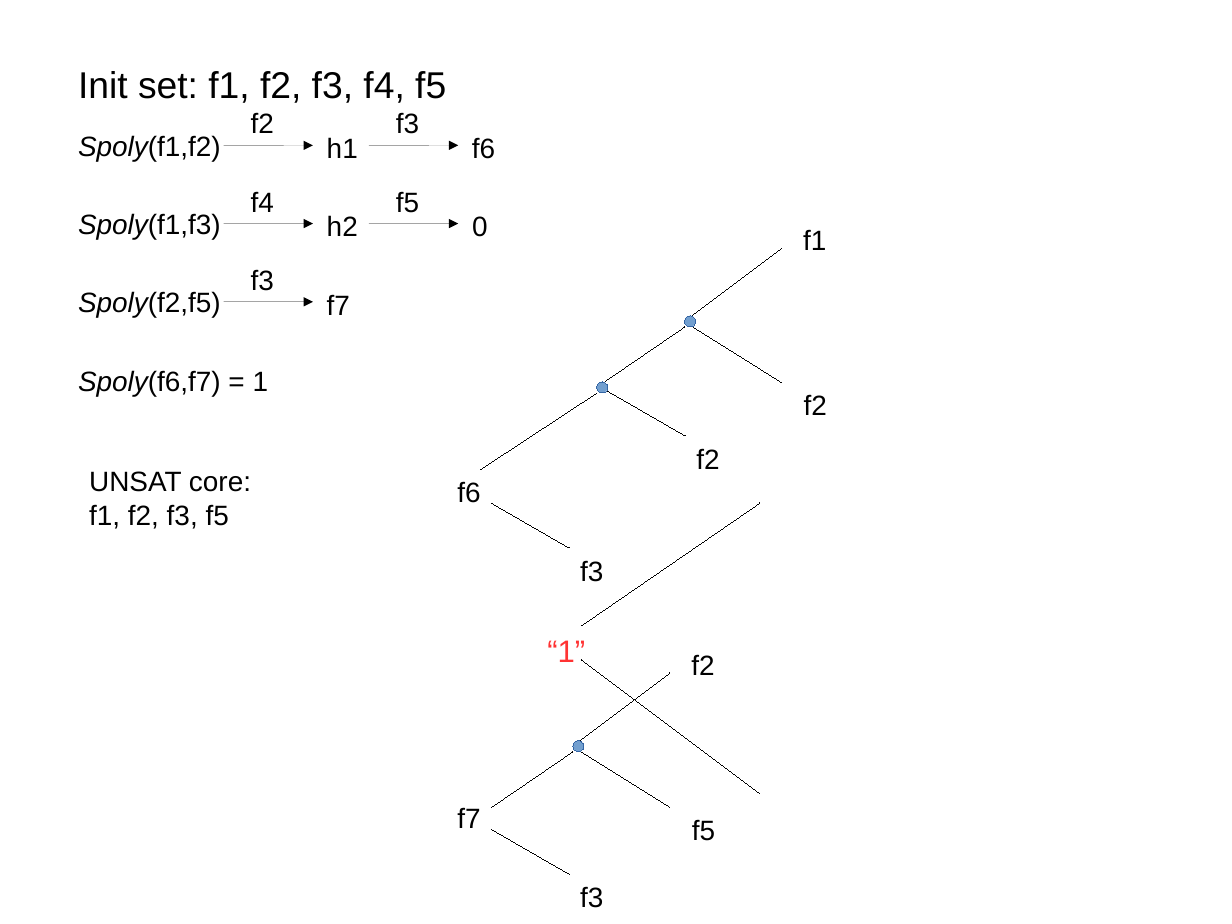
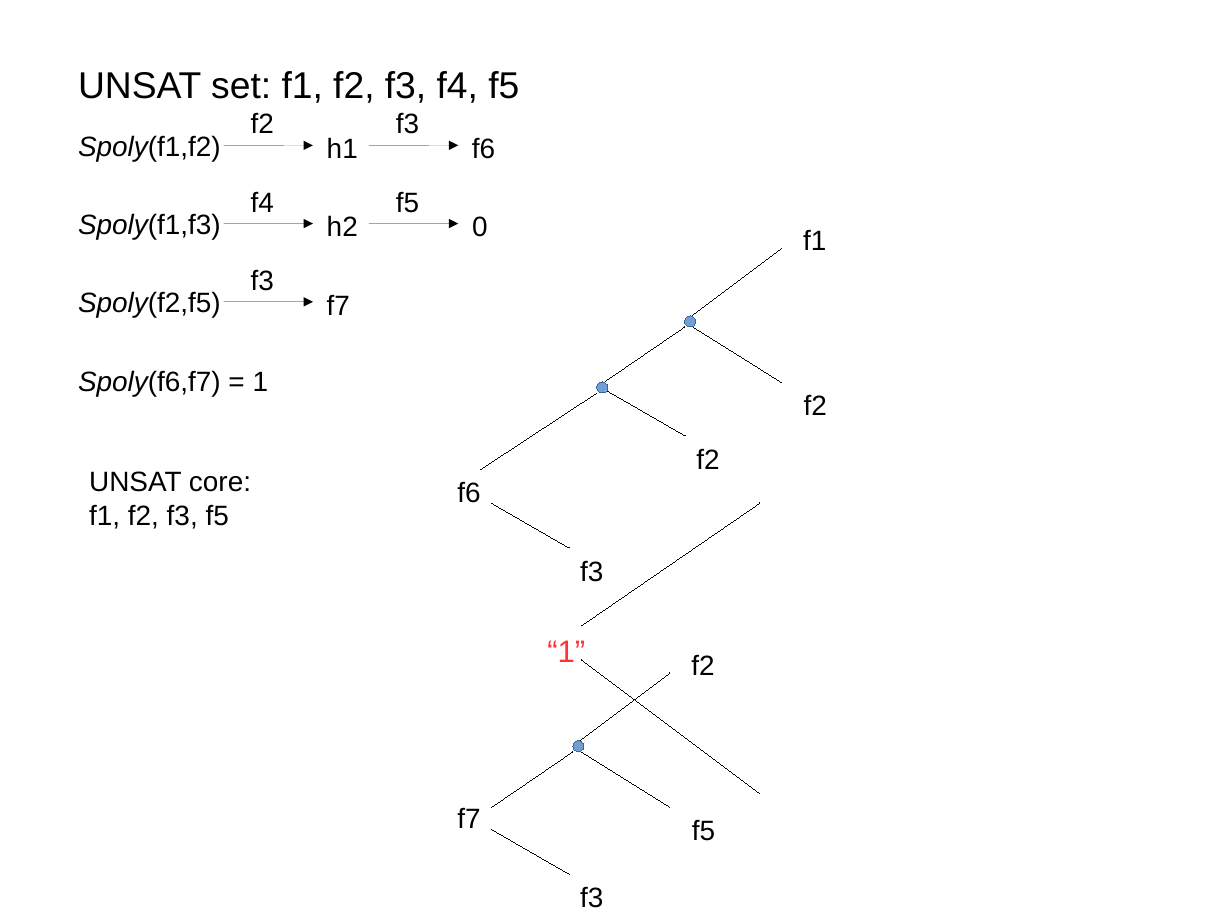
Before and after one commit to jasonsub/experiment, a slide deck: slide 2 of dissertation/slides/anime_defense.odp. Drawn at 1232x924 pixels with LibreOffice and Linux fonts; fonts in the diff are those of the drawing. Boxes give left, top, right and bottom in pixels: in the first picture for what was removed or moved away, otherwise in the second. Text is boxed around its words. In the diff, an @@ line names an element or a change of style, - is before the commit and + after.

Commit message:
dissertation defense slides: final version

```diff
--- a/dissertation/slides/anime_defense.odp
+++ b/dissertation/slides/anime_defense.odp
@@ text at bbox=[78, 71, 519, 103]: text changed @@
-Init set: f1, f2, f3, f4, f5
+UNSAT set: f1, f2, f3, f4, f5
```
Also in this commit, not shown: 6 other files.
